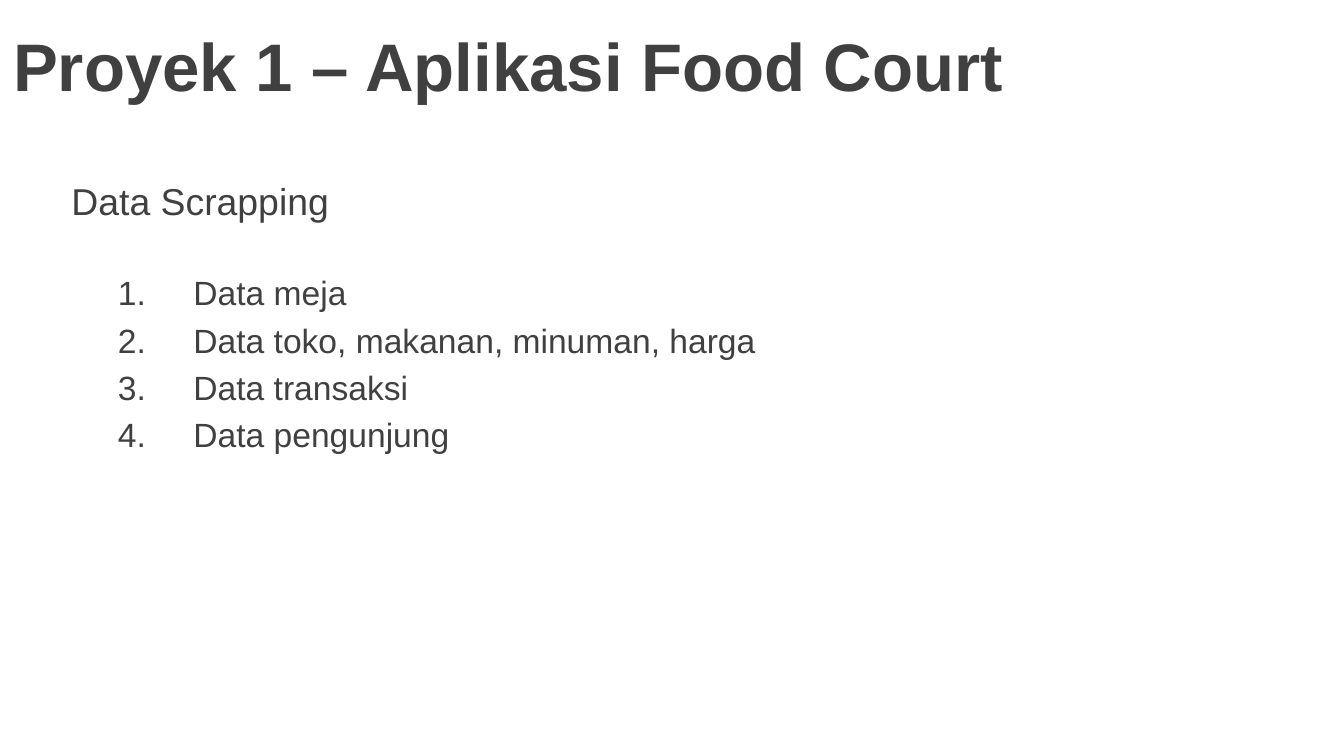
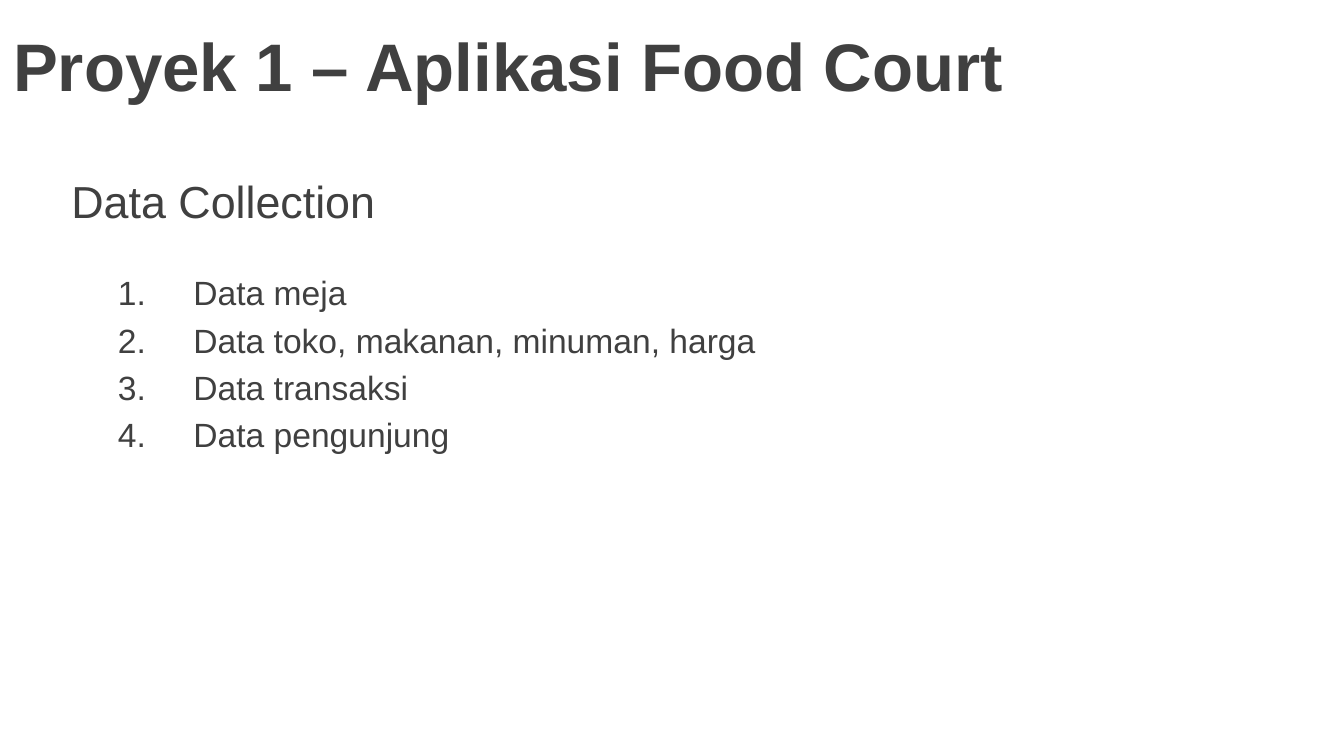
Before and after one commit to regawarp/Repo-Kel2, a slide deck: slide 5 of PROYEK1-Aplikasi Food Court.pptx. Drawn at 1344x756 pixels with LibreOffice and Linux fonts; fonts in the diff are those of the drawing; background and template pictures are left out. Boxes give left, top, right and bottom in pixels: in the first picture for what was removed or moved away, otherwise in the second. Text is boxed around its words. In the diff, an @@ line names an element or a change of style, - is before the commit and + after.

```diff
--- a/PROYEK1-Aplikasi Food Court.pptx
+++ b/PROYEK1-Aplikasi Food Court.pptx
@@ text at [71,185,375,219]: text changed; size 20 to 24 pt @@
-Data Scrapping
+Data Collection
```
Also in this commit, not shown: 1 slide added, 1 other file.
